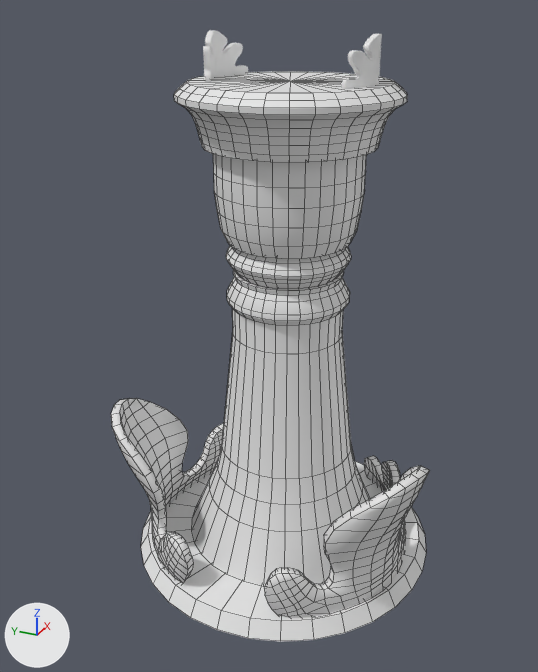
The Blender file Blender/Blocking_V1.blend as it was, and as the next commit left it.
Before and after are seen from a camera (50 mm lens) standing at (-5.64, -2.45, 4.91) and looking at (-0.16, 0.01, 2.17). Every picture has the same lights, and +X, +Y and +Z are marked at lower left. Mesh edges are drawn as thin lines on the coarser meshes.
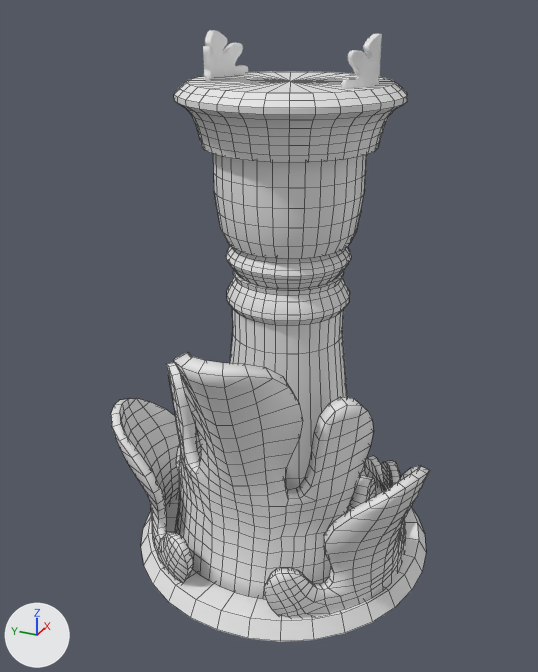
Where the change shows, as pixel boxes (x1, y1, x2, y2) in the pictures (538 x 672 px):
```json
{"object": "Plane.002", "change": "added", "after": [167, 352, 376, 599]}
{"object": "Cylinder", "change": "unchanged, covered by the edit", "before": [192, 270, 370, 586], "after": [227, 270, 354, 505]}
```

Edits to the scene script, one JSON object a line:
```json
{"op": "add", "block": "me_plane_002", "code": ["me_plane_002 = bpy.data.meshes.new('Plane.002')", "me_plane_002.from_pydata(...)  # 189 vertices, 150 faces; spans x -0.99..0.0, y -0.85..1.56, z -0.95..0.5", "me_plane_002.polygons.foreach_set('use_smooth', [True] * 150)"]}
{"op": "add", "block": "ob_plane_002", "code": ["ob_plane_002 = bpy.data.objects.new('Plane.002', me_plane_002)", "ob_plane_002.location = (-1.07, -0.07, 0.92)", "ob_plane_002.rotation_euler = (1.571, 0.0, -1.571)  # degrees (90, 0, -90)", "_m = ob_plane_002.modifiers.new('Mirror', 'MIRROR')", "_m.use_clip = True", "_m = ob_plane_002.modifiers.new('Solidify', 'SOLIDIFY')", "_m.thickness = 0.12"]}
```
